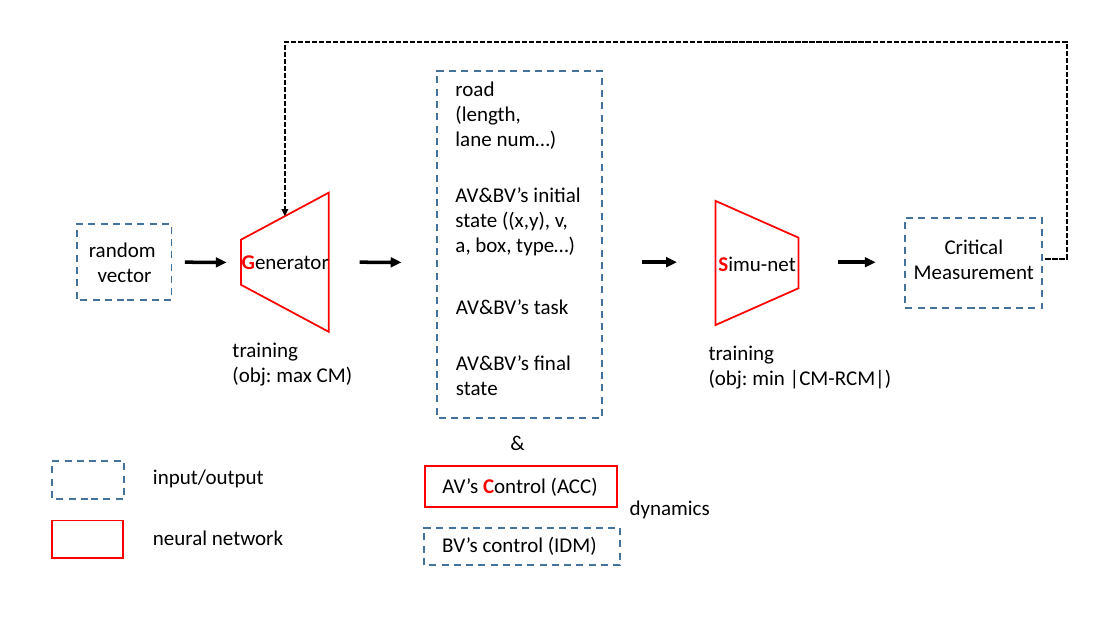
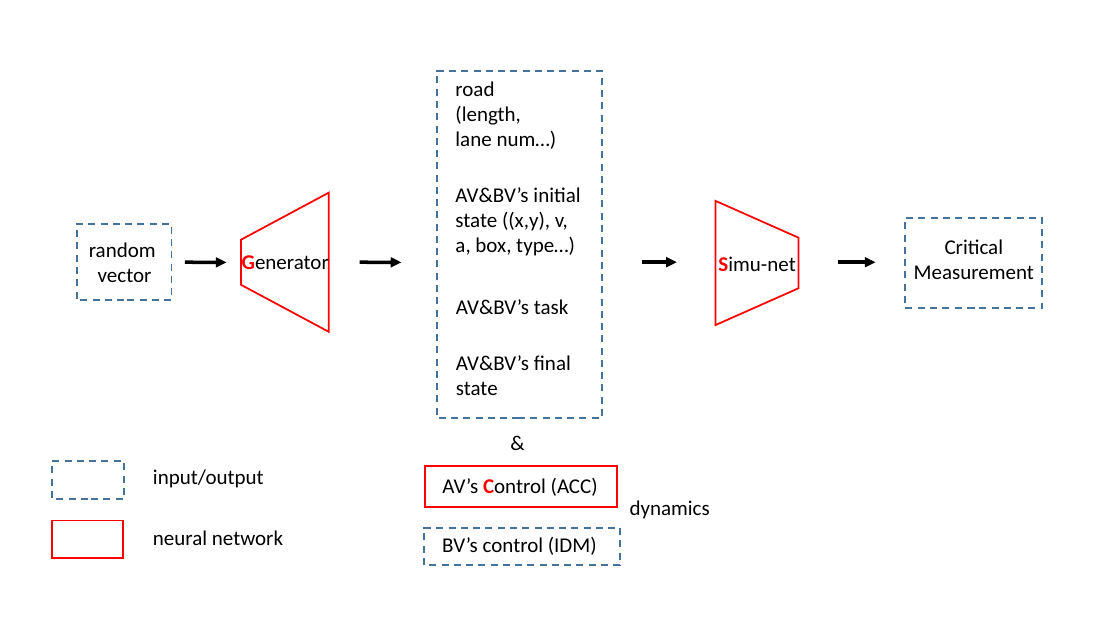
Before and after one commit to MarkMaaaaa/Generative-Adversarial-Control-model-for-AV-Test, a slide deck: slide 7 of Figs.pptx. Drawn at 1120x630 pixels with LibreOffice and Linux fonts; fonts in the diff are those of the drawing. Boxes give left, top, right and bottom in pixels: in the first picture for what was removed or moved away, otherwise in the second. Text is boxed around its words. In the diff, an @@ line names an element or a change of style, - is before the commit and + after.

```diff
--- a/Figs.pptx
+++ b/Figs.pptx
@@ elbow arrow removed from (1046, 260) to (285, 216) @@
@@ text removed at (232,342,352,386) @@
-training
-(obj: max CM)
@@ text removed at (709,345,892,389) @@
-training
-(obj: min |CM-RCM|)
```
Also in this commit, not shown: 3 other slides changed, 1 slide added, 1 other file.
